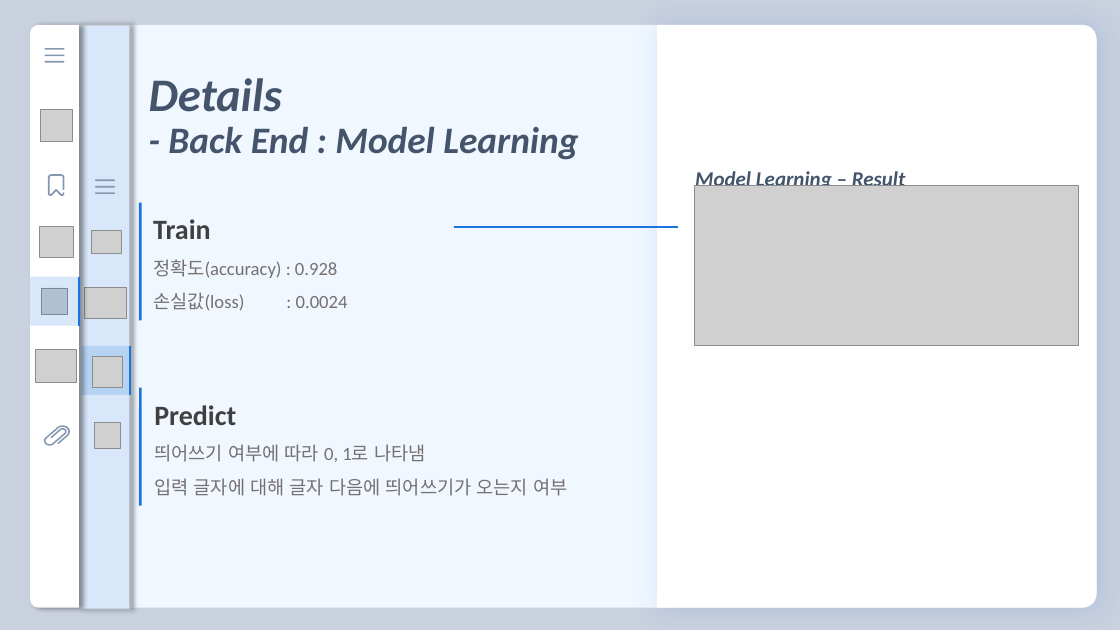
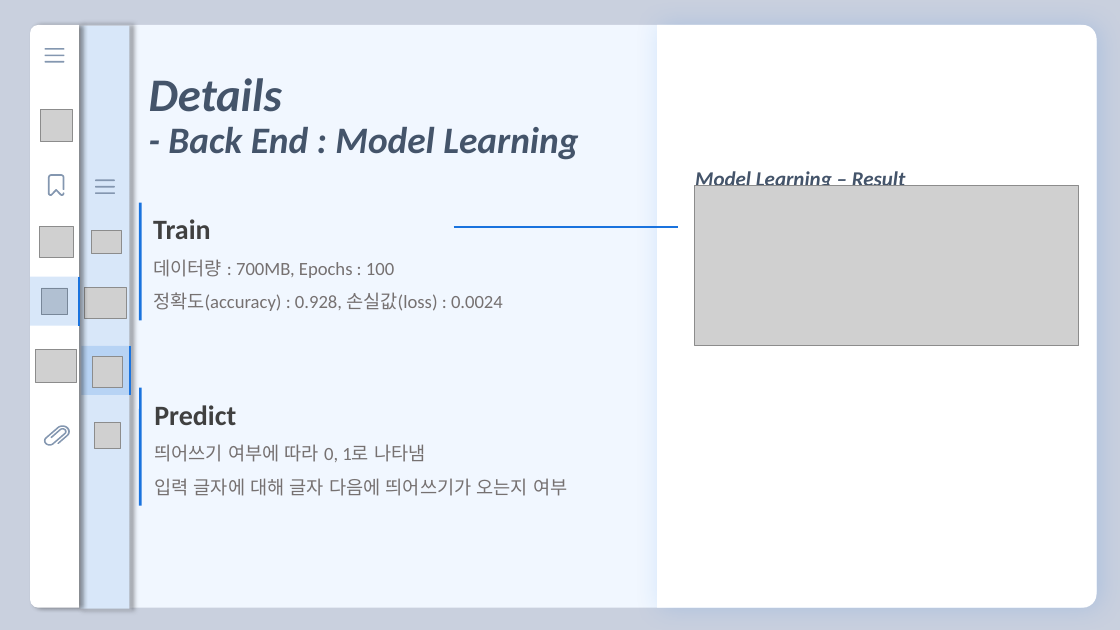
Before and after one commit to florentious/AutoGenerating_VariableName, a slide deck: slide 28 of Text/Presentation/presentation_ver3.pptx. Drawn at 1120x630 pixels with LibreOffice and Linux fonts; fonts in the diff are those of the drawing; grey boxes stand for pictures. Boxes give left, top, right and bottom in pixels: in the first picture for what was removed or moved away, otherwise in the second. Text is boxed around its words. In the diff, an @@ line names an element or a change of style, - is before the commit and + after.

```diff
--- a/Text/Presentation/presentation_ver3.pptx
+++ b/Text/Presentation/presentation_ver3.pptx
@@ text at [153, 259, 503, 311]: text changed @@
-정확도(accuracy) : 0.928
-손실값(loss) : 0.0024
+데이터량 : 700MB, Epochs : 100
+정확도(accuracy) : 0.928, 손실값(loss) : 0.0024
```
Also in this commit, not shown: 2 other slides changed, 5 other files.
